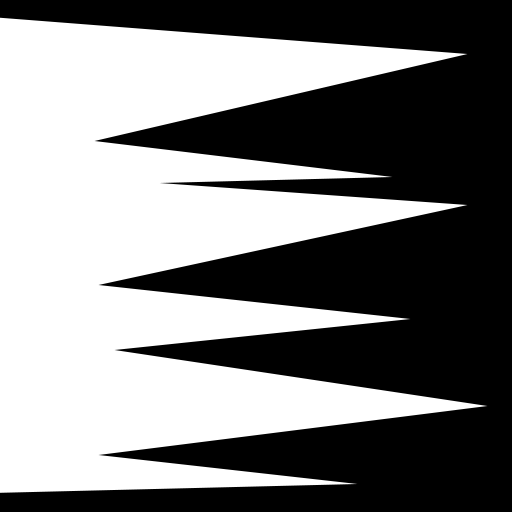
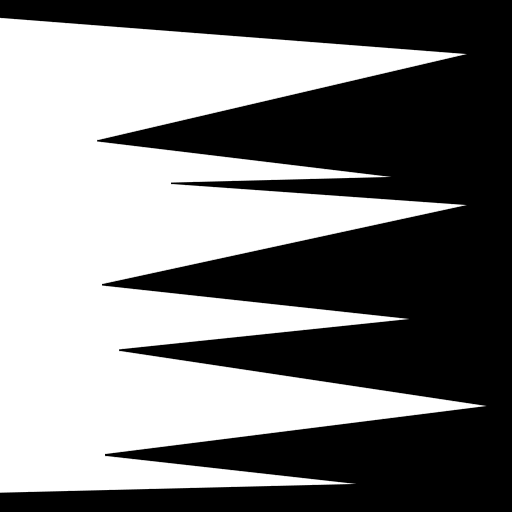
Layer changes from the first 512 × 512 image to the second:
painted on "레이어 0" over (x1=0, y1=17, x2=488, y2=493)
added layer "레이어 1" over (x1=0, y1=17, x2=488, y2=493)
